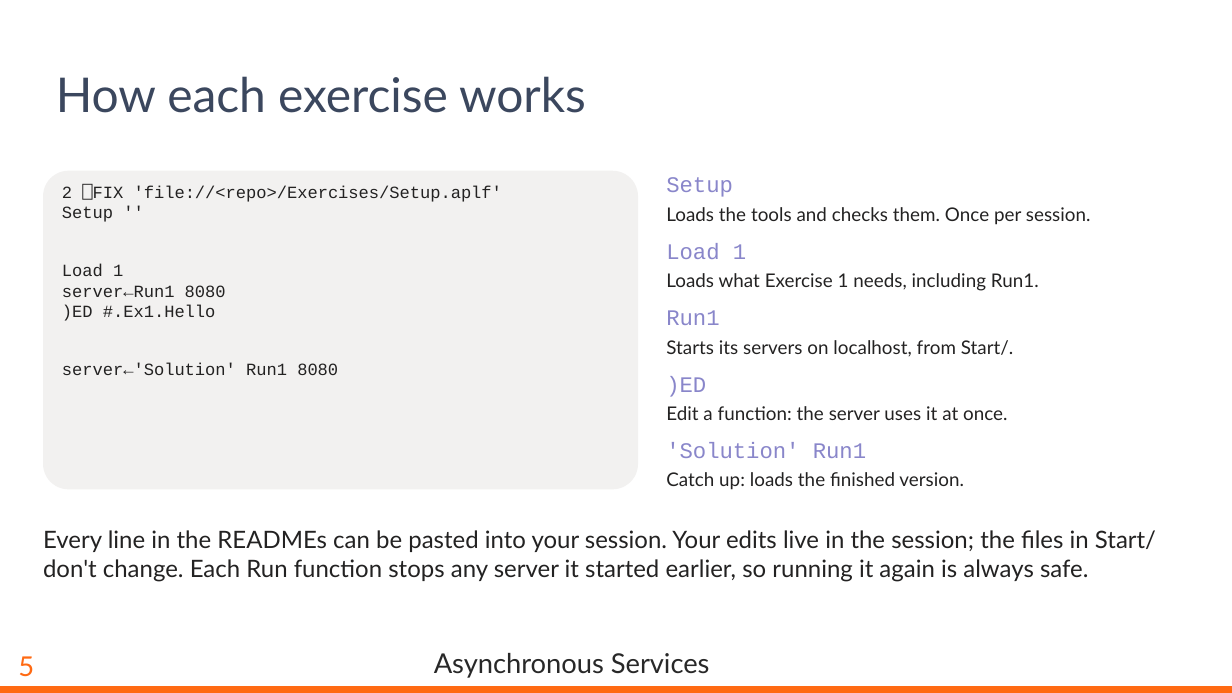
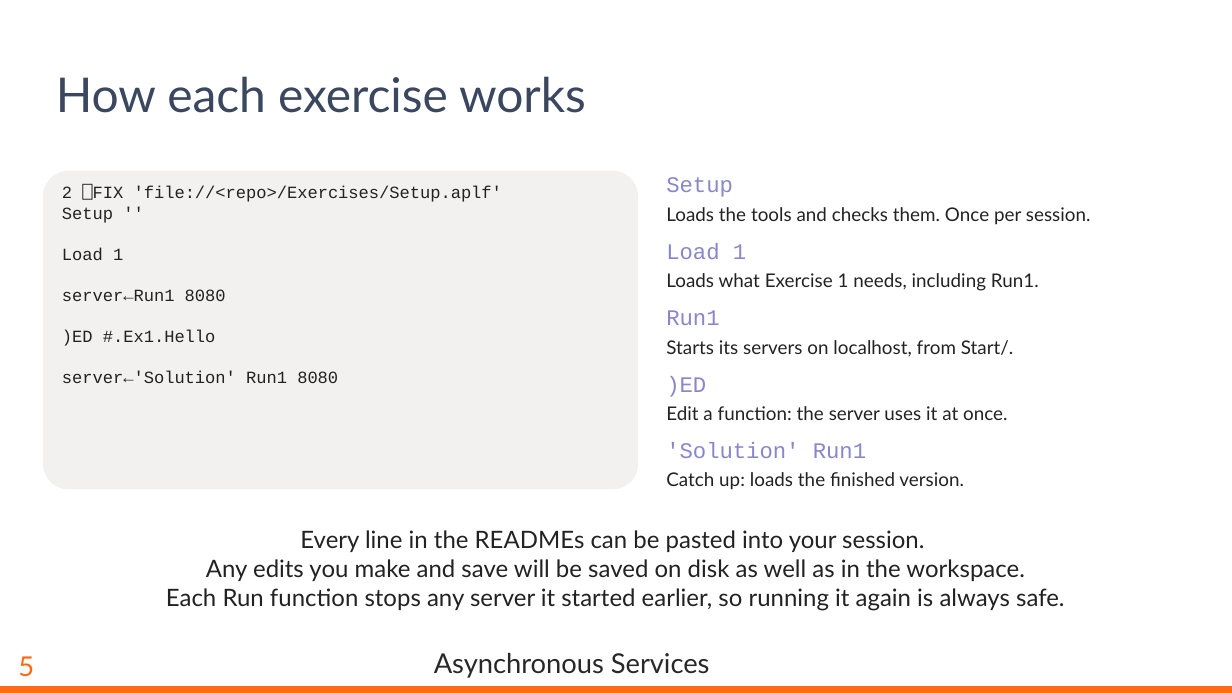
Before and after one commit to dyalog-training/2026-MP2, a slide deck: slide 6 of Presentation/AsynchronousServices.pptx. Drawn at 1232x693 pixels with LibreOffice and Linux fonts; fonts in the diff are those of the drawing; background and template pictures are left out. Boxes give left, top, right and bottom in pixels: in the first picture for what was removed or moved away, otherwise in the second. Text is boxed around its words. In the diff, an @@ line names an element or a change of style, - is before the commit and + after.

Commit message:
Minor README tweaks

```diff
--- a/Presentation/AsynchronousServices.pptx
+++ b/Presentation/AsynchronousServices.pptx
@@ text "2 ⎕FIX 'file://<repo>/Exercises/Setup.aplf'" rewrapped from (62, 185, 502, 375) to (62, 185, 502, 383) @@
@@ text at (166, 530, 1064, 611): text changed @@
-Every line in the READMEs can be pasted into your session. Your edits live in the session; the files in Start/ don't change. Each Run function stops any server it started earlier, so running it again is always safe.
+Every line in the READMEs can be pasted into your session.
+Any edits you make and save will be saved on disk as well as in the workspace.
+Each Run function stops any server it started earlier, so running it again is always safe.
```
Also in this commit, not shown: 16 other slides changed, 3 slides added, 8 other files.
